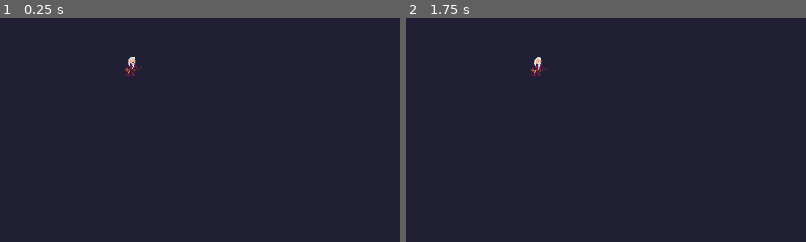
Above: before the commit, frames 1-2 (left to right).
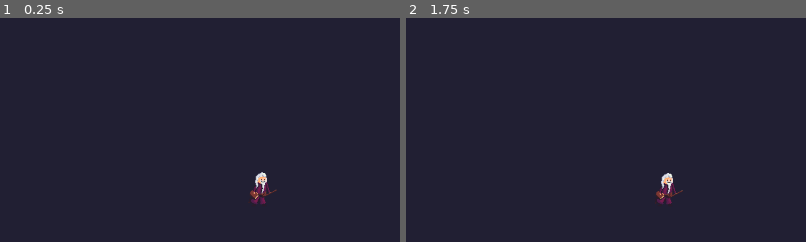
Above: after the commit, the same moments.

Repository: douwest/wizards
Game: Godot game, scene res://Characters/Scenes/Character.tscn
The game is run twice, just before and just after one commit, with the same random seed, the same clock (stepped at 60 frames per second) and the same inputs. This scene is started directly instead of the project's main scene.
Inputs (mouse positions are % of the whole screen's width and height, from its top left):
- Up to frame 1 (0.25 s): no input
- Up to frame 2 (1.75 s): tap Enter at 0.5 s; move the mouse to (72, 45) at 0.52 s; press the mouse at (72, 45) at 0.53 s; hold D (move_right) from 0.53 s (still down); tap Space (jump) at 0.77, 1.25, 1.52 s; right-click (72, 45) at 0.8 s; move the mouse to (30, 55) at 1.27 s; release the mouse at (30, 55) at 1.28 s; right-click (30, 55) at 1.35 s; click (30, 55) at 1.55 s
The pictures show only the part of the screen within x 10-60%, y 34-84%; the shares and areas given below are measured in that part.
In our replay, the window is 799x449 before the commit and 800x400 after it. These sizes can differ from the game's own. Grey fills any space a smaller window leaves; there, only what the larger window draws over its background counts as a difference.

The runs differ from the first frame. In frame 1, 0.6% of the frame differs, in the area x 31-70%, y 17-84%; in frame 2, 0.6%.

Commit message:
intermediary commit (non-working state)

Diff:
--- a/Characters/Scenes/Character.tscn
+++ b/Characters/Scenes/Character.tscn
@@ -218,7 +218,7 @@
 }
 
 [sub_resource type="Animation" id=11]
-resource_name = "die"
+resource_name = "death"
 tracks/0/type = "value"
 tracks/0/path = NodePath("Sprite:frame")
 tracks/0/interp = 1
@@ -230,6 +230,20 @@
 "transitions": PoolRealArray( 1, 1, 1, 1, 1, 1 ),
 "update": 1,
 "values": [ 18, 19, 20, 21, 22, 24 ]
+}
+tracks/1/type = "method"
+tracks/1/path = NodePath(".")
+tracks/1/interp = 1
+tracks/1/loop_wrap = true
+tracks/1/imported = false
+tracks/1/enabled = true
+tracks/1/keys = {
+"times": PoolRealArray( 0.8 ),
+"transitions": PoolRealArray( 1 ),
+"values": [ {
+"args": [  ],
+"method": "player_died"
+} ]
 }
 
 [sub_resource type="Animation" id=5]
@@ -332,7 +346,7 @@
 position = Vector2( 0, -32 )
 texture = ExtResource( 1 )
 hframes = 30
-frame = 18
+frame = 20
 
 [node name="AnimationPlayer" type="AnimationPlayer" parent="."]
 anims/attack_high = SubResource( 2 )
@@ -341,7 +355,7 @@
 anims/block_high = SubResource( 12 )
 anims/block_low = SubResource( 14 )
 anims/block_mid = SubResource( 13 )
-anims/die = SubResource( 11 )
+anims/death = SubResource( 11 )
 anims/falling = SubResource( 5 )
 anims/idle_high = SubResource( 6 )
 anims/idle_low = SubResource( 7 )
@@ -356,17 +370,19 @@
 scale = Vector2( 6, 6 )
 texture = ExtResource( 3 )
 color = Color( 0.454902, 0.596078, 0.74902, 0.745098 )
-energy = 0.201507
+energy = 0.0
 
 [node name="Barrier" parent="." instance=ExtResource( 4 )]
 
-[node name="NetworkTickRate" type="Timer" parent="."]
+[node name="Tween" type="Tween" parent="."]
+
+[node name="Stats" type="Node" parent="."]
+script = ExtResource( 5 )
+
+[node name="Timers" type="Node" parent="."]
+
+[node name="NetworkTickRate" type="Timer" parent="Timers"]
 wait_time = 0.03
 autostart = true
 
-[node name="Tween" type="Tween" parent="."]
-
-[node name="Stats" type="Node" parent="."]
-script = ExtResource( 5 )
-
-[connection signal="timeout" from="NetworkTickRate" to="." method="_on_NetworkTickRate_timeout"]
+[connection signal="timeout" from="Timers/NetworkTickRate" to="." method="_on_NetworkTickRate_timeout"]
--- a/Characters/Scripts/Character/Character.gd
+++ b/Characters/Scripts/Character/Character.gd
@@ -1,10 +1,13 @@
 class_name Character
 extends Actor
 
+signal died(pinfo, lives)
+
 var Spell = preload("res://Spells/Spell.tscn")
 var Barrier = preload("res://Spells/Barrier.tscn")
 
 const FLOOR_DETECT_DISTANCE = 20.0
+const HORIZONTAL_CAST_OFFSET = 28.0
 
 onready var sprite = $Sprite
 onready var animationPlayer = $AnimationPlayer
@@ -16,7 +19,7 @@
 
 var camera = null
 
-enum State { IDLE, JUMP, RUN, CAST, DIE, BLOCK }
+enum State { IDLE, JUMP, RUN, CAST, DEATH, BLOCK }
 enum Posture { LOW, MEDIUM, HIGH }
 
 var run_speed = 310
@@ -24,15 +27,14 @@
 var state = State.IDLE
 var posture = Posture.MEDIUM
 
-
 var acceleration = 0.25
 var friction = 0.25
 
 puppet var puppet_position = Vector2(0,0) setget set_puppet_position
 puppet var puppet_velocity = Vector2(0,0)
-puppet var puppet_direction = 1
 puppet var puppet_state = State.IDLE
 puppet var puppet_posture = Posture.MEDIUM
+puppet var puppet_health = 9999
 
 func _ready():
 	speed = Vector2(run_speed, jump_strength)
@@ -51,12 +53,9 @@
 
 		var direction = get_direction()
 
-		var is_block_interrupted = Input.is_action_just_released("move_2")
-		var is_cast_interrupted = Input.is_action_just_released("move_1")
-
-		if(is_block_interrupted):
+		if state != State.BLOCK:
 			remove_barrier()
-		if(is_cast_interrupted):
+		if state != State.CAST:
 			castLight.energy = 0
 
 		var is_jump_interrupted = Input.is_action_just_released("jump") and _velocity.y < 0.0
@@ -68,7 +67,7 @@
 
 		update_sprite_directions(direction.x)
 		play_animation(state, posture, _velocity)
-		update_casting_position()
+		update_casting_position(posture)
 		update_barrier_position()
 
 	else:
@@ -78,33 +77,17 @@
 			remove_barrier()
 		if puppet_state != State.CAST:
 			castLight.energy = 0
-
 		update_sprite_directions(puppet_velocity.x)
 		play_animation(puppet_state, puppet_posture, puppet_velocity)
-		update_casting_position_from_puppet()
+		update_casting_position(puppet_posture)
 		update_barrier_position()
 
 
-func calculate_snap_vector(vertical_direction) -> Vector2:
-	var snap_vector = Vector2.ZERO
-	if vertical_direction == 0.0:
-		snap_vector = Vector2.DOWN * FLOOR_DETECT_DISTANCE
-	return snap_vector
-
-
-func update_sprite_directions(horizontal_direction):
-	if horizontal_direction != 0:
-		if horizontal_direction > 0:
-			sprite.scale.x = 1
-			barrier.set_sprite_scale_x(1)
-			castPosition.position.x = 28
-		else:
-			sprite.scale.x = -1
-			barrier.set_sprite_scale_x(-1)
-			castPosition.position.x = -28
-
 func play_animation(s, p, v):
-	if state == State.BLOCK:
+	if s == State.DEATH:
+		animationPlayer.play("death")
+		return
+	if s == State.BLOCK:
 		animationPlayer.play("block_" + get_posture_suffix(posture))
 	elif s == State.CAST:
 		animationPlayer.play("attack_" + get_posture_suffix(p))
@@ -128,7 +111,9 @@
 
 
 func get_state() -> int:
-	if Input.is_action_pressed("move_1"):
+	if(stats.current_health <= 0):
+		return State.DEATH
+	elif Input.is_action_pressed("move_1"):
 		return State.CAST
 	elif Input.is_action_pressed("move_2"):
 		return State.BLOCK
@@ -140,6 +125,26 @@
 		return State.IDLE
 
 
+func update_sprite_directions(horizontal_direction):
+	if horizontal_direction != 0:
+		if horizontal_direction > 0:
+			sprite.scale.x = 1
+			barrier.set_sprite_scale_x(1)
+			castPosition.position.x = HORIZONTAL_CAST_OFFSET
+		else:
+			sprite.scale.x = -1
+			barrier.set_sprite_scale_x(-1)
+			castPosition.position.x = -HORIZONTAL_CAST_OFFSET
+
+
+func calculate_snap_vector(vertical_direction) -> Vector2:
+	var snap_vector = Vector2.ZERO
+	if vertical_direction == 0.0:
+		snap_vector = Vector2.DOWN * FLOOR_DETECT_DISTANCE
+	return snap_vector
+
+
+
 func get_cast_height(p) -> int:
 	if p == Posture.LOW:
 		return -8
@@ -155,6 +160,7 @@
 		-1 if is_on_floor() and Input.is_action_just_pressed("jump") else 0
 	)
 
+
 func get_posture_suffix(p) -> String:
 	if p == Posture.HIGH:
 		return 'high'
@@ -197,12 +203,8 @@
 	barrier.global_transform = castPosition.global_transform
 
 
-func update_casting_position() -> void:
-	castPosition.position.y = get_cast_height(posture)
-
-
-func update_casting_position_from_puppet() -> void:
-	castPosition.position.y = get_cast_height(puppet_posture)
+func update_casting_position(p) -> void:
+	castPosition.position.y = get_cast_height(p)
 
 
 func cast_barrier():
@@ -219,9 +221,18 @@
 		rset_unreliable('puppet_velocity', _velocity)
 		rset_unreliable('puppet_state', state)
 		rset_unreliable('puppet_posture', posture)
+		rset_unreliable('puppet_health', stats.current_health)
 
 
 func set_puppet_position(new_value) -> void:
 	puppet_position = new_value
 	tween.interpolate_property(self, 'global_position', global_position, puppet_position, 0.1)
 	tween.start()
+
+
+func take_damage(damage):
+	stats.set_current_health(stats.current_health - damage)
+
+
+func player_died() -> void:
+	emit_signal('died', Gamestate.player_info, 99)
--- a/Level.gd
+++ b/Level.gd
@@ -1,5 +1,4 @@
 extends Node2D
-
 
 func _ready():
 	# Connect event handler to the player_list_changed signal
@@ -40,6 +39,7 @@
 	# Load the scene and create an instance
 	var pclass = load(pinfo.actor_path)
 	var nactor = pclass.instance()
+	nactor.connect('died', self, '_on_player_died')
 	# Setup player customization (well, the color)
 	# And the actor position
 	nactor.position = Vector2(500, 500)
@@ -49,9 +49,6 @@
 	nactor.set_name(str(pinfo.net_id))
 	# Finally add the actor into the world
 	add_child(nactor)
-
-func _on_player_removed(pinfo):
-	despawn_player(pinfo)
 
 
 remote func despawn_player(pinfo):
@@ -67,12 +64,32 @@
 	# Try to locate the player actor
 	var player_node = get_node(str(pinfo.net_id))
 	if (!player_node):
-		print("Cannoot remove invalid node from tree")
+		print("Cannot remove invalid node from tree")
 		return
 
 	# Mark the node for deletion
 	player_node.queue_free()
 
 
+func _on_player_died(pinfo, lives):
+	print('player ', pinfo.name, 'died! :(')
+	despawn_player(pinfo)
+	if lives > 0:
+		var timer = Timer.new()
+		add_child(timer)
+		timer.start(5)
+		timer.connect('timeout', self, '_respawn_and_remove_timer', [pinfo, timer])
+
+
+func _respawn_and_remove_timer(pinfo, timer):
+	if (get_tree().is_network_server()):
+		spawn_players(pinfo, 1)
+	else:
+		rpc_id(1, "spawn_players", pinfo, -1)
+	timer.queue_free()
+
 func _on_player_list_changed():
 	pass
+
+func _on_player_removed(pinfo):
+	despawn_player(pinfo)
--- a/Spells/Spell.gd
+++ b/Spells/Spell.gd
@@ -1,16 +1,20 @@
 extends Area2D
 
-export var BULLET_SPEED = 400
+export var bullet_speed = 400
+export var damage = 10
 var speed = 0
+
 
 func _physics_process(delta):
 	position += transform.x * speed * delta
 
 func set_speed_from_direction(direction: int):
 	if direction == 1:
-		speed = BULLET_SPEED
+		speed = bullet_speed
 	else:
-		speed = -BULLET_SPEED
+		speed = -bullet_speed
 
 func _on_Spell_body_entered(body):
+	if body.has_method('take_damage'):
+		body.take_damage(damage)
 	queue_free()
--- a/project.godot
+++ b/project.godot
@@ -45,6 +45,8 @@
 
 window/size/width=1920
 window/size/height=1080
+window/size/test_width=1200
+window/size/test_height=600
 window/stretch/aspect="keep"
 
 [input]
Not shown, added: Wizards.exe~RF8677e371.TMP
Not shown, changed: Wizards.pck
